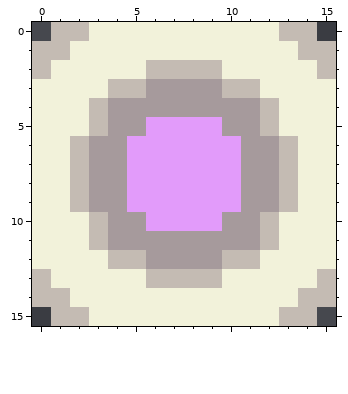
Pixel-art file, stored at aseprite/pressurecube.aseprite. The picture above was drawn from the file before the commit.
16x16 pixels, 1 frame.
The result:
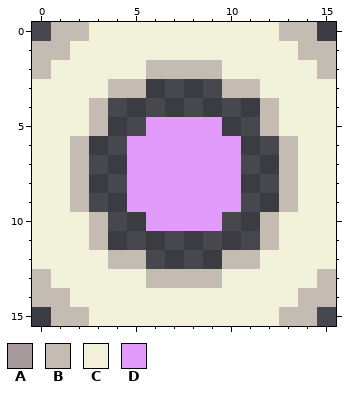
Palette (. is transparent): A #a69a9c  B #c4bbb3  C #f2f2da  D #e29bfa
Author's note on the commit: Changed cube texture
The exact change:
@@ x 0..15 @@
  2 BCCCCCBBBBCCCCCB
- 3 CCCCBBAAAABBCCCC
- 4 CCCBAAAAAAAABCCC
- 5 CCCBAADDDDAABCCC
- 6 CCBAADDDDDDAABCC
- 7 CCBAADDDDDDAABCC
- 8 CCBAADDDDDDAABCC
- 9 CCBAADDDDDDAABCC
-10 CCCBAADDDDAABCCC
-11 CCCBAAAAAAAABCCC
-12 CCCCBBAAAABBCCCC
+ 3 CCCCBB....BBCCCC
+ 4 CCCB........BCCC
+ 5 CCCB..DDDD..BCCC
+ 6 CCB..DDDDDD..BCC
+ 7 CCB..DDDDDD..BCC
+ 8 CCB..DDDDDD..BCC
+ 9 CCB..DDDDDD..BCC
+10 CCCB..DDDD..BCCC
+11 CCCB........BCCC
+12 CCCCBB....BBCCCC
 13 BCCCCCBBBBCCCCCB
Boxes around the changes in both pictures, in picture pixels (x1, y1, x2, y2):
erased: (89, 79, 279, 269)
